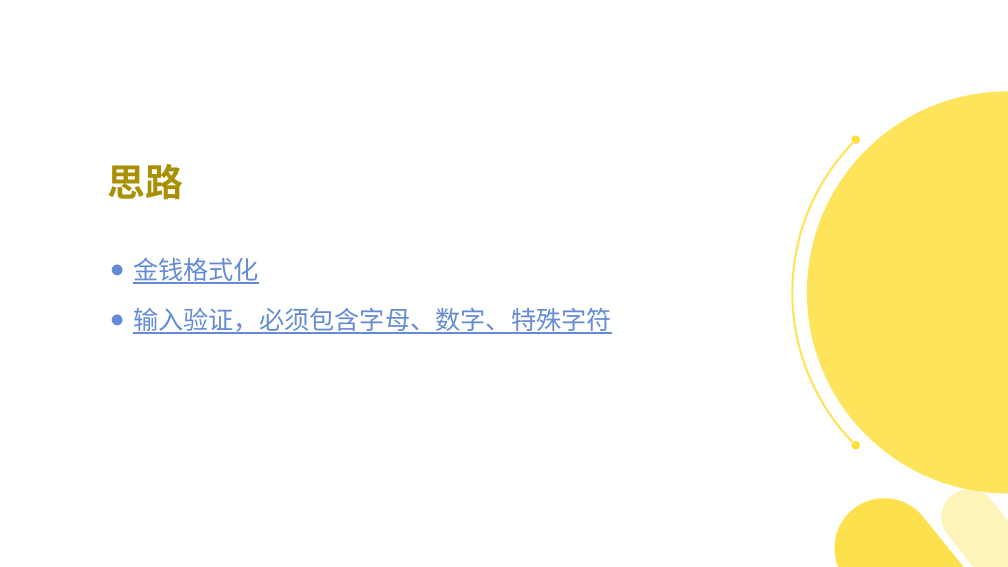
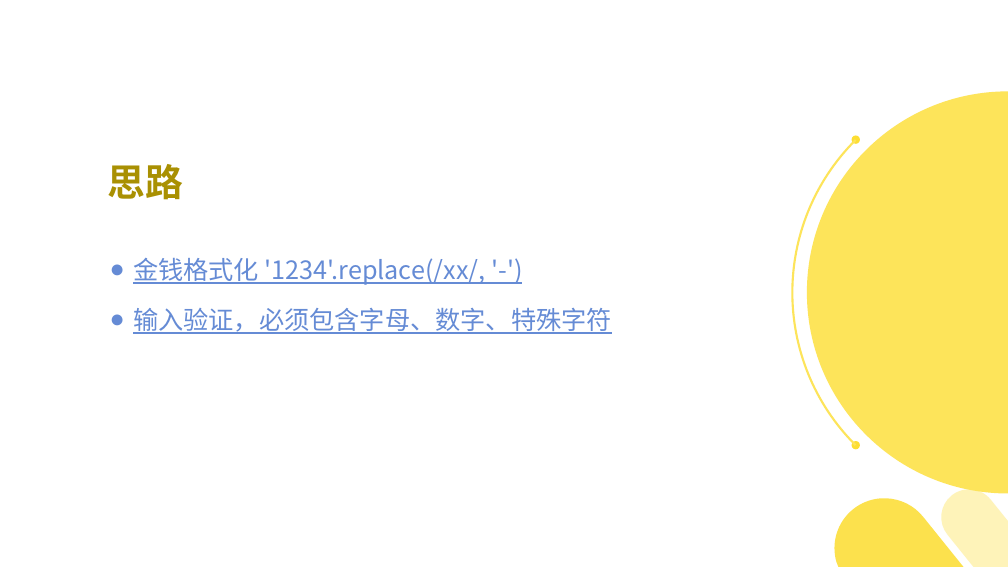
Before and after one commit to 382615666/note, a slide deck: slide 16 of 科普.pptx. Drawn at 1008x567 pixels with LibreOffice and Linux fonts; fonts in the diff are those of the drawing. Boxes give left, top, right and bottom in pixels: in the first picture for what was removed or moved away, otherwise in the second. Text is boxed around its words. In the diff, an @@ line names an element or a change of style, - is before the commit and + after.

```diff
--- a/科普.pptx
+++ b/科普.pptx
@@ text at (133,258,486,285): text changed @@
-● 金钱格式化
+● 金钱格式化 '1234'.replace(/xx/, '-')
```
Also in this commit, not shown: 10 other slides changed, 8 other files.
